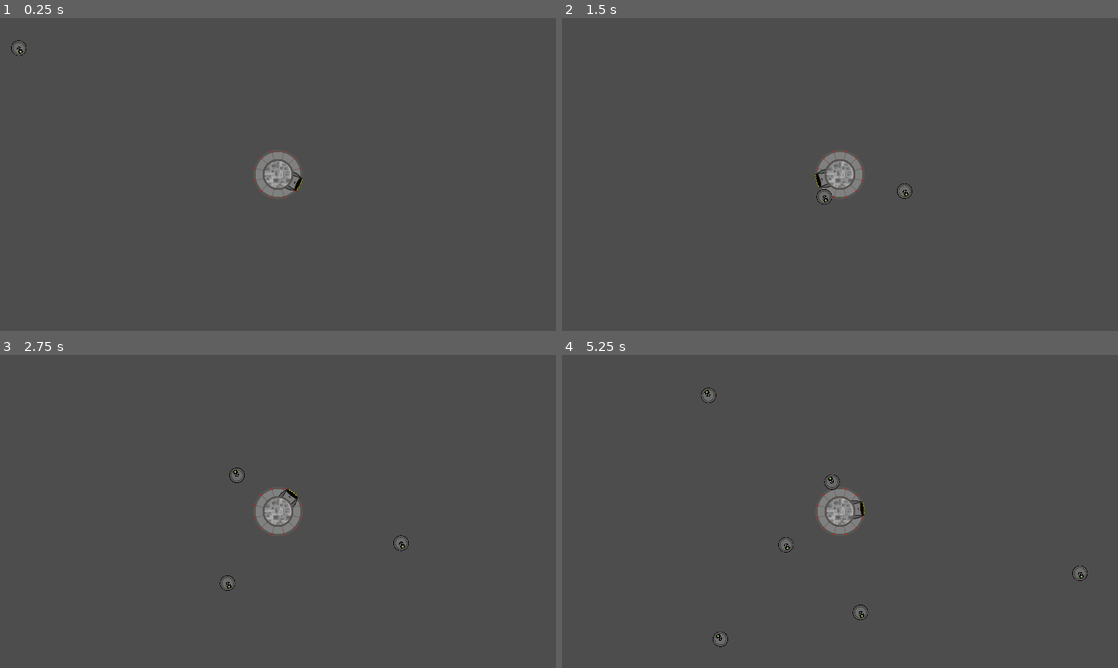
Above: before the commit, frames 1-4 (two rows, left to right).
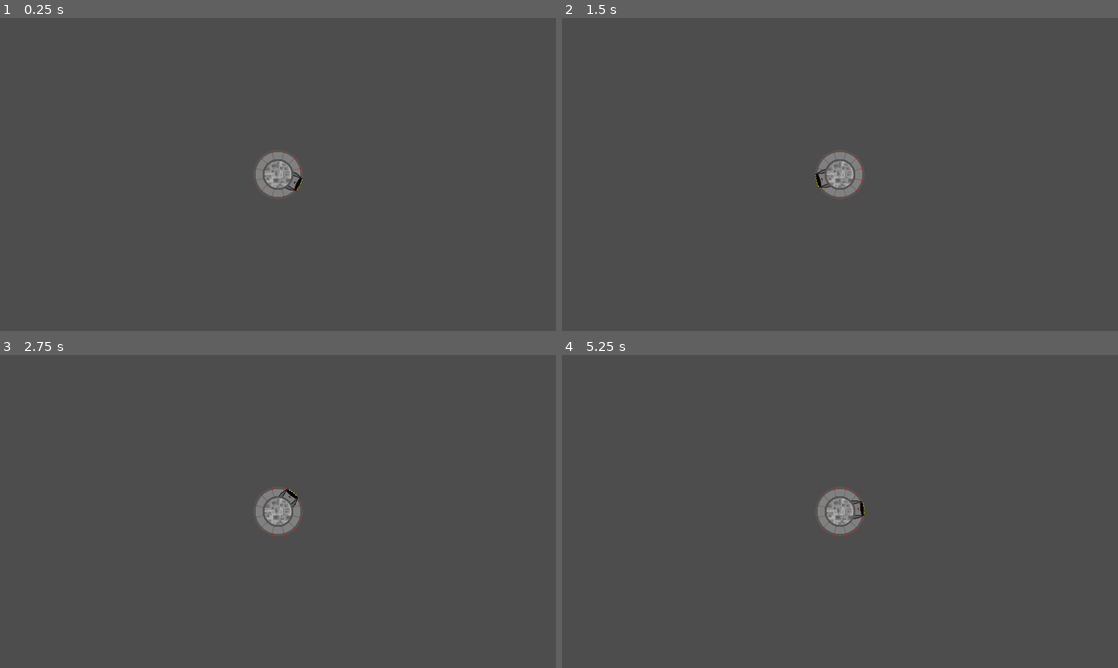
Above: after the commit, the same moments.

Repository: PlainOldNoah/DroneDeployer
Game: Godot game, scene res://main.tscn
Same seed, same stepped clock (60 frames per second), same inputs: the game is played once before the commit and once after it.
Inputs (mouse positions are in pixels of both pictures, inside the frame that each line leads up to):
- Up to frame 1 (0.25 s): no input
- Up to frame 2 (1.5 s): move the mouse to (962, 158) at 0.52 s; press the mouse at (962, 158) at 0.53 s; move the mouse to (728, 190) at 1.27 s; release the mouse at (728, 190) at 1.28 s; click (728, 190) at 1.35 s
- Up to frame 3 (2.75 s): move the mouse to (333, 442) at 2.02 s; press the mouse at (333, 442) at 2.03 s
- Up to frame 4 (5.25 s): move the mouse to (812, 574) at 2.77 s; release the mouse at (812, 574) at 2.78 s; click (812, 574) at 2.85 s; move the mouse to (1006, 558) at 3.52 s; press the mouse at (1006, 558) at 3.53 s; move the mouse to (673, 464) at 4.27 s; release the mouse at (673, 464) at 4.28 s; click (673, 464) at 4.35 s; move the mouse to (867, 511) at 5.02 s; press the mouse at (867, 511) at 5.03 s

The runs differ from the first frame. In frame 1, less than 0.1% of the frame differs, in the area x 2-5%, y 7-12%; in frame 2, 0.1%; in frame 3, 0.2%; in frame 4, 0.4%, in the area x 25-95%, y 10-94%.

Commit message:
Implemented further drone function, starting drone state machine logic

Diff:
--- a/Drone Deployer/drone_core/ddcc.gd
+++ b/Drone Deployer/drone_core/ddcc.gd
@@ -20,9 +20,13 @@
 
 
 func deploy_drone(drone:Drone):
-	drone.global_position = deploy_pnt.global_position
-	drone.velocity = Vector2.from_angle(deployer.rotation) * 100 #LEFT OFF HERE
+	drone.deploy(deploy_pnt.global_position, deployer.rotation)
 
 
 func skip_drone():
 	pass
+
+
+func _on_collection_range_body_entered(body):
+	if body.is_in_group("drone"):
+		body.store()
--- a/Drone Deployer/drone_core/ddcc.tscn
+++ b/Drone Deployer/drone_core/ddcc.tscn
@@ -37,12 +37,14 @@
 texture = SubResource("AtlasTexture_wcjxq")
 
 [node name="Deployer" type="Sprite2D" parent="Sprites"]
+z_index = 1
 texture = SubResource("AtlasTexture_c50b6")
 
 [node name="DeployPoint" type="Marker2D" parent="Sprites/Deployer"]
 position = Vector2(108, 0)
 
 [node name="Cover" type="Sprite2D" parent="Sprites"]
+z_index = 1
 texture = SubResource("AtlasTexture_usjbi")
 
 [node name="PhysicalArea" type="StaticBody2D" parent="."]
@@ -59,3 +61,5 @@
 
 [node name="CollisionShape2D" type="CollisionShape2D" parent="CollectionRange"]
 shape = SubResource("CircleShape2D_kmesp")
+
+[connection signal="body_entered" from="CollectionRange" to="." method="_on_collection_range_body_entered"]
--- a/Drone Deployer/drone_core/drone.gd
+++ b/Drone Deployer/drone_core/drone.gd
@@ -1,11 +1,19 @@
 class_name Drone
 extends CharacterBody2D
 
+# STORED=Waiting in DDCC / DEPLOYED=Actively on the map / RETURNING=Heading back to DDCC / SPAWNING=Leaving DDCC / PAUSED=Speed set to 0
+enum STATES {STORED, DEPLOYED} # PAUSED RETURNING
+var state:int = STATES.STORED
+
+@onready var collision_shape := $CollisionShape2D
+
+var stats:Dictionary = {
+	"speed":100
+}
+
 func _ready():
 	add_to_group("drone")
-	velocity = Vector2i(-100, 200)
-#	await get_tree().create_timer(1).timeout
-#	velocity = Vector2i.ZERO
+	store()
 
 
 func _physics_process(delta):
@@ -14,32 +22,81 @@
 		handle_collision(collision)
 
 
+# ===== STATE MACHINE =====
+
+
+# FOR INTERNAL CALLING ONLY
+# State machine for the Drone; enables/disables collisions, sprites, movement, etc.
+func set_state(new_state:int):
+	state = new_state
+	match state:
+		STATES.STORED:
+			collision_shape.set_deferred("disabled", true)
+			set_visible(false)
+			set_velocity_from_vector(Vector2i.ZERO, 0)
+			global_position = Vector2.ZERO
+
+		STATES.DEPLOYED:
+			collision_shape.set_deferred("disabled", false)
+			set_visible(true)
+		_:
+			print_debug("ERROR: ILLEGAL STATE TRANSITION ATTEMPT")
+
+
+# Activates a Drone for the map with a starting point and angle (in radians)
+func deploy(deploy_pos:Vector2, deploy_angle:float):
+	set_state(STATES.DEPLOYED)
+	set_global_position(deploy_pos)
+	set_velocity_from_radians(deploy_angle)
+
+
+# Deactivates a Drone from deployment and "hides" it
+func store():
+	set_state(STATES.STORED)
+
+
+#func pause():
+#	pass
+
+
+#func resume():
+#	pass
+
+
+#func return_home():
+#	pass
+
+
+# ===== COLLISION & MOVEMENT =====
+
+
+# Determines what a Drone should do upon hitting something
 func handle_collision(collision:KinematicCollision2D):
 	var collider = collision.get_collider()
 
 	if collider.is_in_group("drone"):
-		velocity = velocity.bounce(collision.get_normal())
+		set_velocity_from_vector(velocity.bounce(collision.get_normal()))
 		# Fixes two drones from colliding many times at once
-		collider.velocity = velocity.bounce(collision.get_normal())
+		collider.set_velocity_from_vector(velocity.bounce(collision.get_normal()))
 		collider.change_facing_direction()
 	else:
-		velocity = velocity.bounce(collision.get_normal())
+		set_velocity_from_vector(velocity.bounce(collision.get_normal()))
 
 	change_facing_direction()
 
 
+# Adjusts the rotation to that of the current velocity
 func change_facing_direction():
 #	rotation = lerp_angle(rotation, velocity.angle() + PI/2, 0.1)
-	rotation = velocity.angle() + PI/2
+	set_rotation(velocity.angle() + PI/2)
 
 
-func set_state():
-	pass
+# Sets the velocity from a provided angle in radians and speed
+func set_velocity_from_radians(radians:float, speed:int=stats.speed):
+	set_velocity_from_vector(Vector2.from_angle(radians), speed)
 
 
-func activate():
-	pass
-
-
-func deactivate():
-	velocity = Vector2i.ZERO
+# Sets the velocity from a provided vector
+func set_velocity_from_vector(vector:Vector2, speed:int=stats.speed):
+	set_velocity(vector.normalized() * speed)
+	change_facing_direction()
--- a/Drone Deployer/ui/menus/MenuManager.gd
+++ b/Drone Deployer/ui/menus/MenuManager.gd
@@ -18,9 +18,9 @@
 
 #var unlocked_menus:Array = []
 
-func request_menu(new_menu:int):
-	pass
+#func request_menu(new_menu:int):
+#	pass
 
 
-func dismiss_menu():
-	pass
+#func dismiss_menu():
+#	pass
